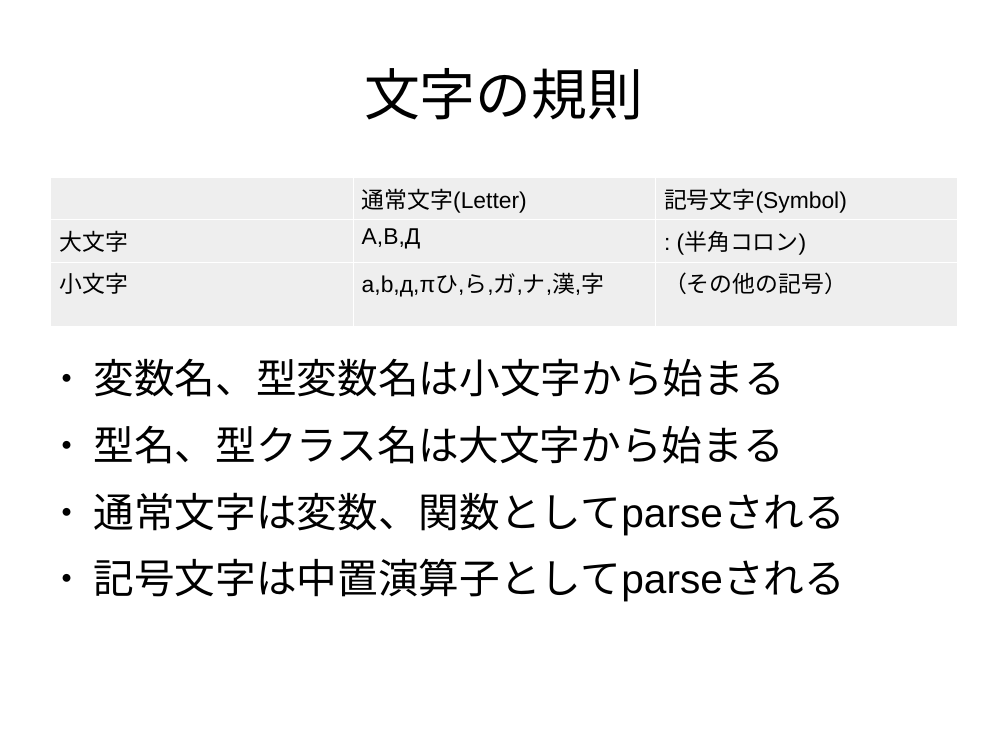
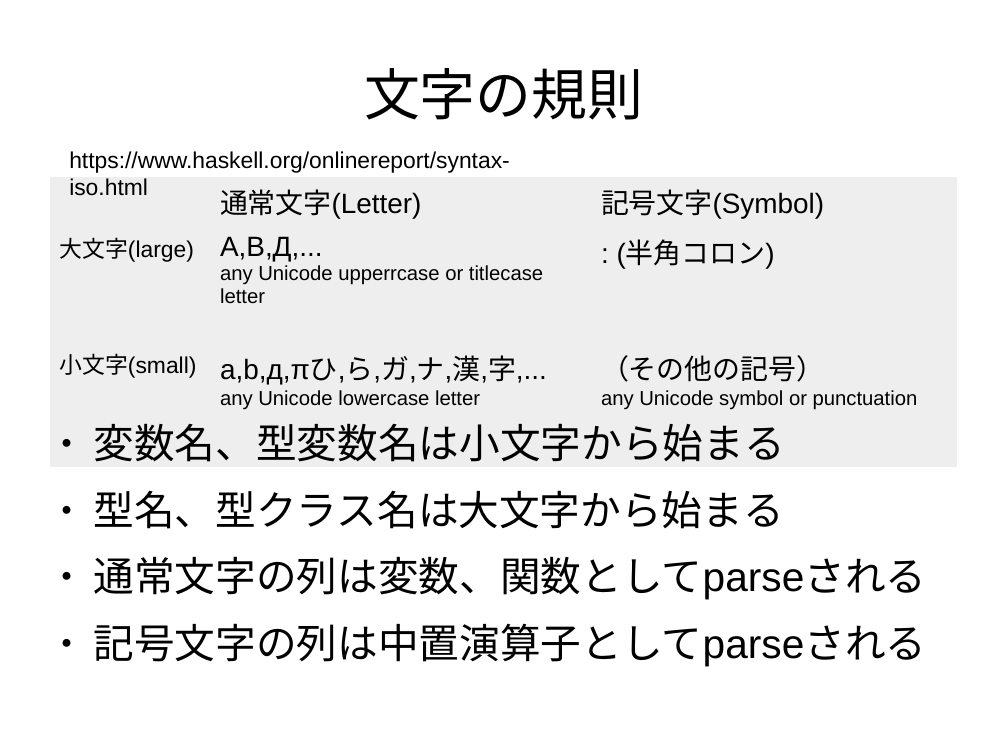
Before and after one commit to nushio3/learn-haskell, a slide deck: slide 28 of Tsukuba-2016.odp (slide 25 before the commit). Drawn at 1008x756 pixels with LibreOffice and Linux fonts; fonts in the diff are those of the drawing. Boxes give left, top, right and bottom in pixels: in the first picture for what was removed or moved away, otherwise in the second. Text is boxed around its words. In the diff, an @@ line names an element or a change of style, - is before the commit and + after.

```diff
--- a/Tsukuba-2016.odp
+++ b/Tsukuba-2016.odp
@@ table at (50, 177, 958, 414) @@
-row 2, column 1: 大文字
+row 2, column 1: 大文字(large)
-row 2, column 2: A,B,Д
+row 2, column 2: A,B,Д,... / any Unicode upperrcase or titlecase letter
-row 3: 小文字 | a,b,д,πひ,ら,ガ,ナ,漢,字 | （その他の記号）
+row 3: 小文字(small) | a,b,д,πひ,ら,ガ,ナ,漢,字,... / any Unicode lowercase letter | （その他の記号） / any Unicode symbol or punctuation
@@ size 18 to 22 pt in "通常文字(Letter)", "記号文字(Symbol)", ": (半角コロン)" @@
@@ borders changed @@
@@ text added at (69, 151, 510, 196), 18 pt, text #000000 @@
+https://www.haskell.org/onlinereport/syntax-iso.html
@@ text "変数名、型変数名は小文字から始まる": place and size @@
-text "変数名、型変数名は小文字から始まる" at (94, 358, 845, 602)
+text "変数名、型変数名は小文字から始まる" at (94, 423, 927, 667)
@@ text at (94, 556, 927, 667): text changed @@
-● 通常文字は変数、関数としてparseされる
-● 記号文字は中置演算子としてparseされる
+● 通常文字の列は変数、関数としてparseされる
+● 記号文字の列は中置演算子としてparseされる
```
Also in this commit, not shown: 10 other slides changed, 16 slides added, 2 slides removed.
